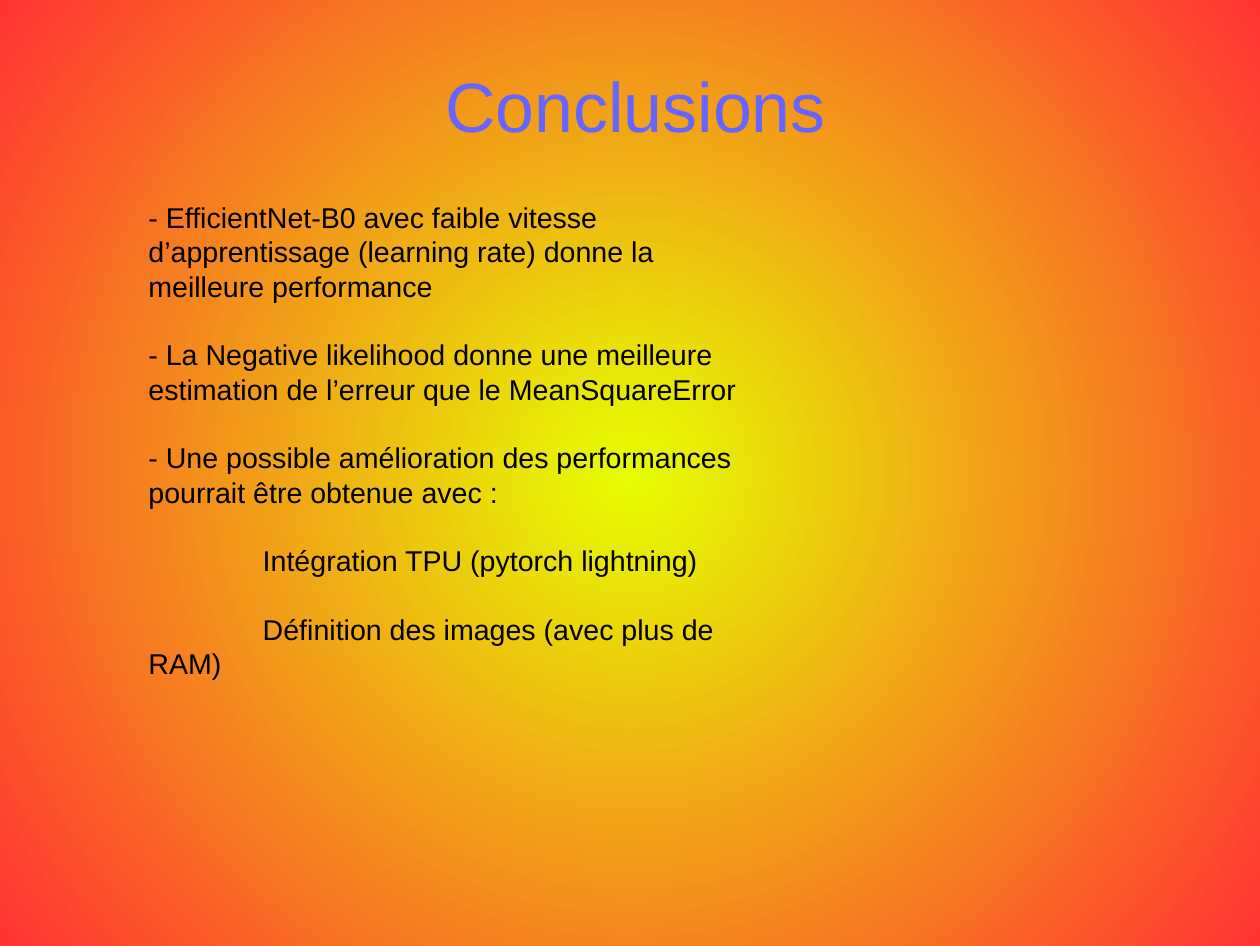
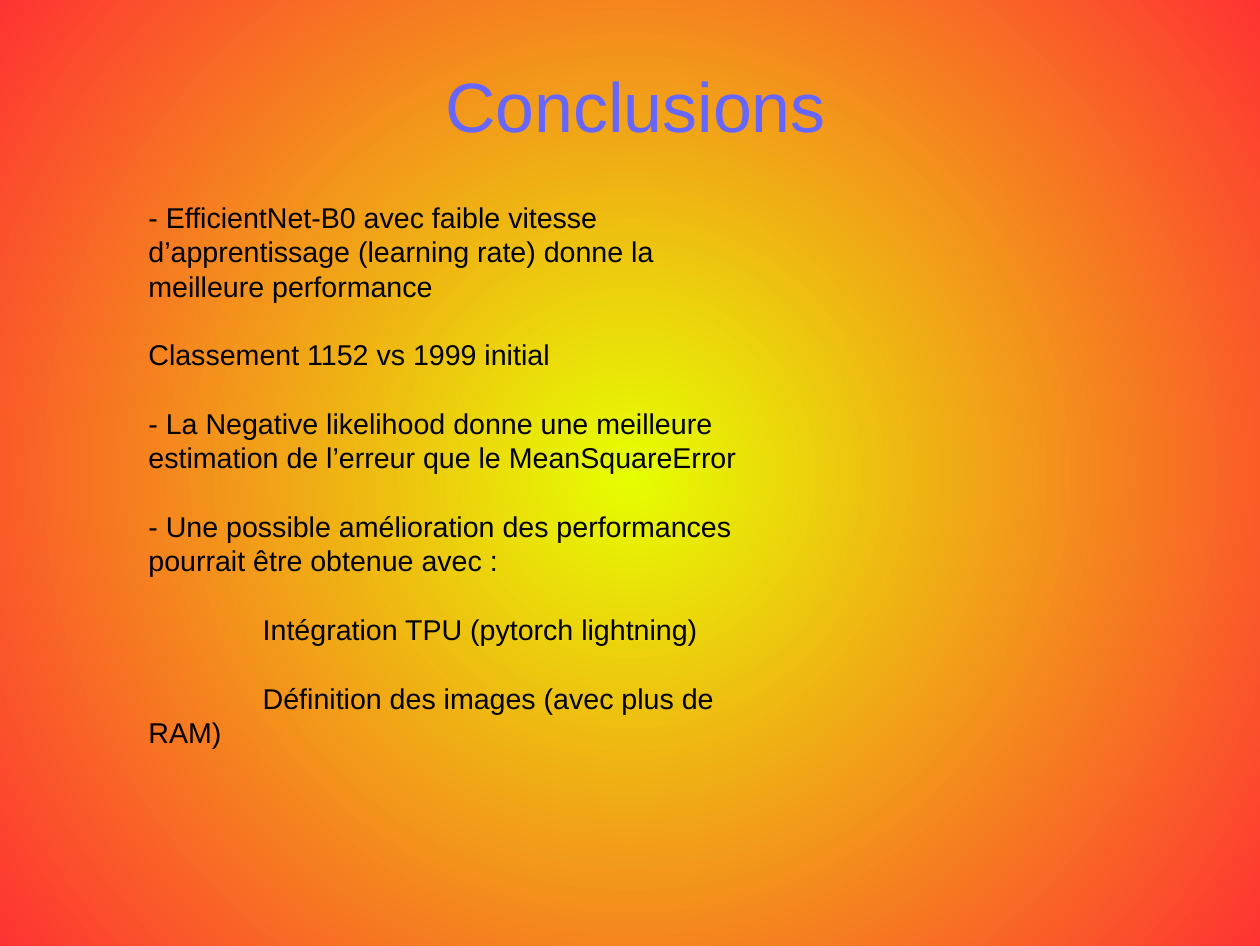
Before and after one commit to opsabarsec/Computer-vision-for-self-driving-cars, a slide deck: slide 19 of documentation/P7_presentation.odp (slide 18 before the commit). Drawn at 1260x946 pixels with LibreOffice and Linux fonts; fonts in the diff are those of the drawing. Boxes give left, top, right and bottom in pixels: in the first picture for what was removed or moved away, otherwise in the second. Text is boxed around its words. In the diff, an @@ line names an element or a change of style, - is before the commit and + after.

```diff
--- a/documentation/P7_presentation.odp
+++ b/documentation/P7_presentation.odp
@@ text at bbox=[148, 344, 549, 366]: paragraph added @@
+Classement 1152 vs 1999 initial
```
Also in this commit, not shown: 3 other slides changed, 2 slides added, 2 slides removed, 1 other file.
